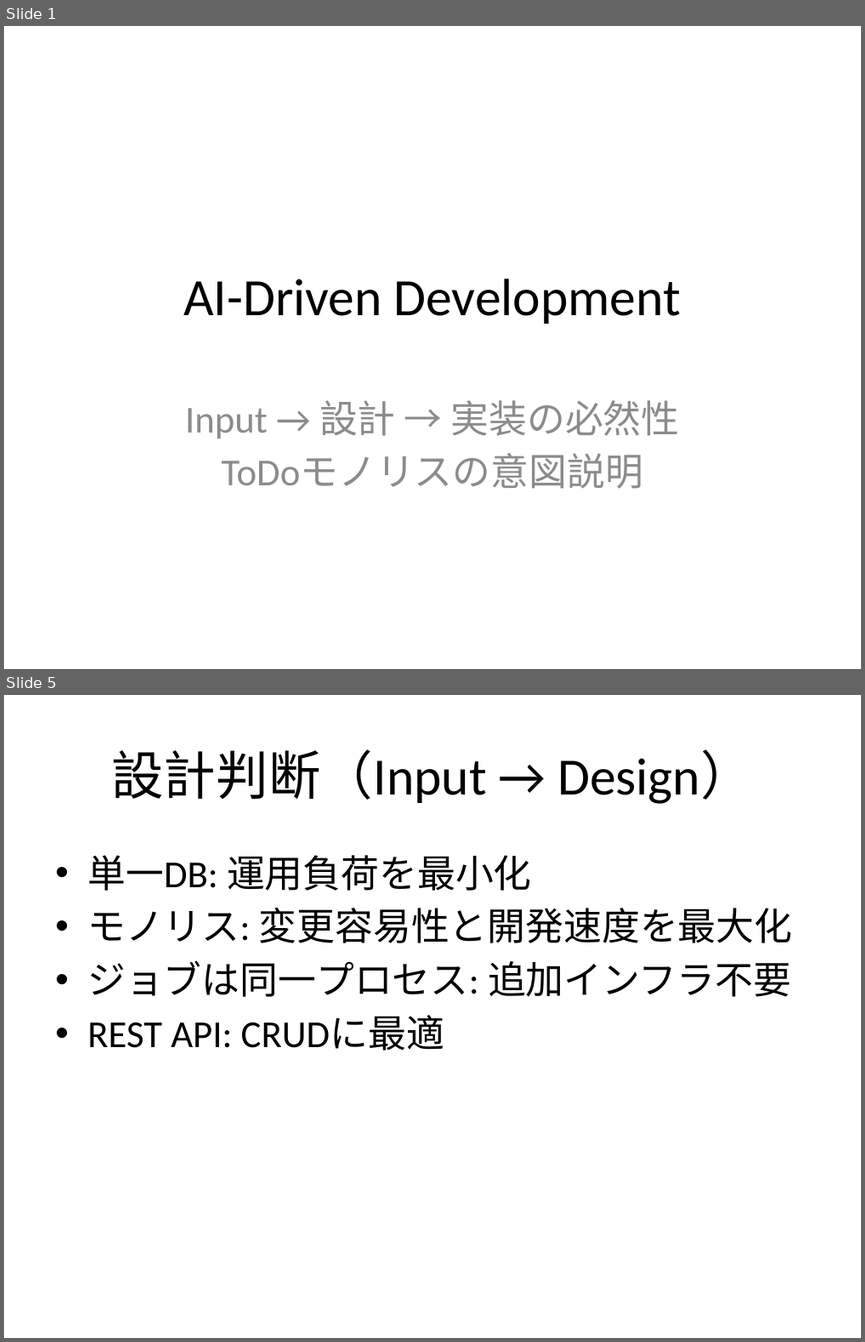
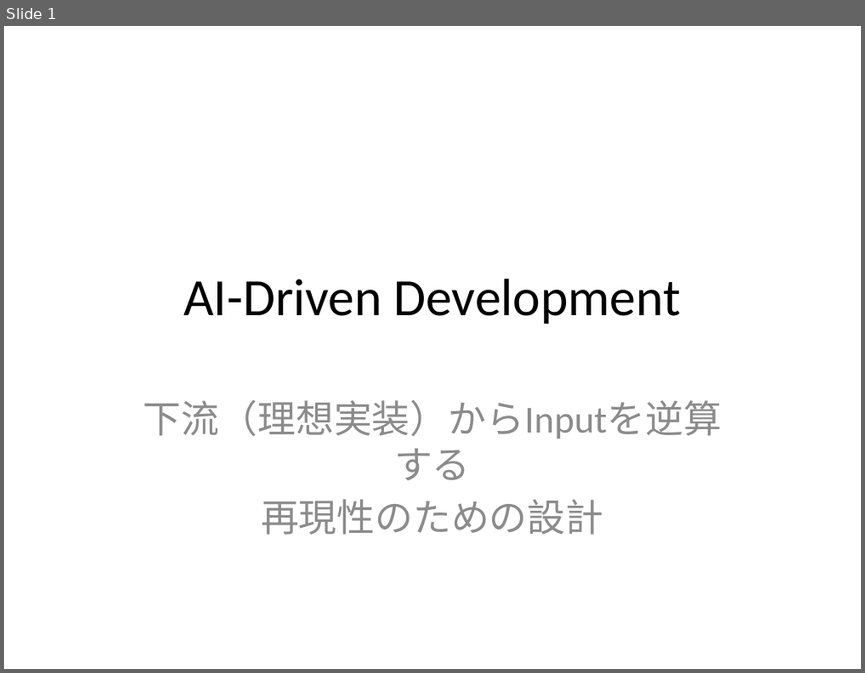
Before and after one commit to ttoaistudio/ai-driven-development, a slide deck: slides/ai-driven-development-intent.pptx. Shown one above the other, each under a label of ours: slides 1 and 5 before the commit, slide 1 after it; the slides between them are not shown. The pictures are 865x1342 and 865x673 pixels, drawn with LibreOffice and Linux fonts; fonts in the diff are those of the drawing. Boxes give left, top, right and bottom in pixels: in the first picture for what was removed or moved away, otherwise in the second. Text is boxed around its words. In the diff, an @@ line names an element or a change of style, - is before the commit and + after.

```diff
--- a/slides/ai-driven-development-intent.pptx
+++ b/slides/ai-driven-development-intent.pptx
@@ slide 5 removed at (x1=4, y1=695, x2=861, y2=1338), background #FFFFFF @@
@@ title removed at (x1=111, y1=749, x2=753, y2=804) @@
-設計判断（Input → Design）
@@ text removed at (x1=87, y1=855, x2=792, y2=1050) @@
-• 単一DB: 運用負荷を最小化
-• モノリス: 変更容易性と開発速度を最大化
-• ジョブは同一プロセス: 追加インフラ不要
-• REST API: CRUDに最適
@@ slide 1 changed as well @@
@@ subtitle at (x1=143, y1=400, x2=721, y2=534): text changed @@
-Input → 設計 → 実装の必然性
-ToDoモノリスの意図説明
+下流（理想実装）からInputを逆算する
+再現性のための設計
```
Also in this commit, not shown: 2 other slides changed, 6 slides added, 5 other slides removed, 5 other files.
